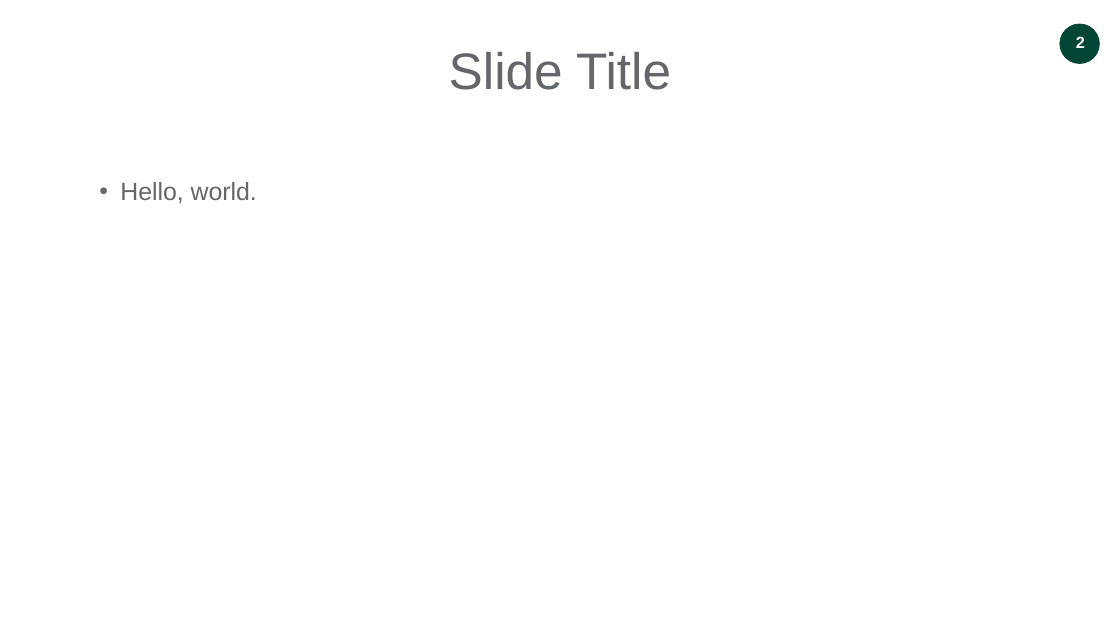
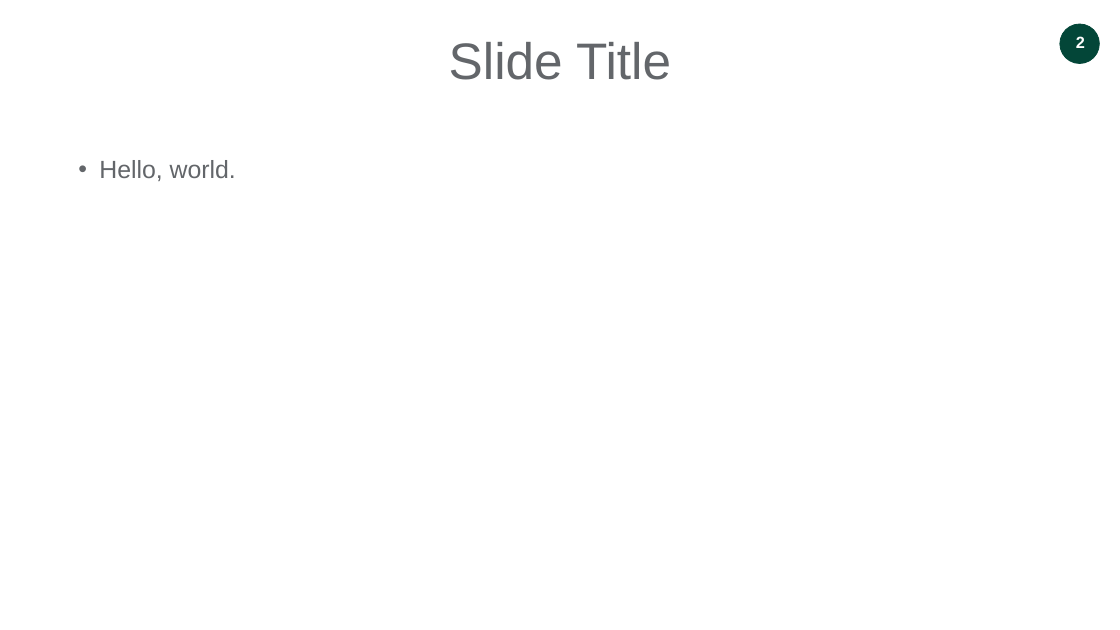
Before and after one commit to julianbarg/Templates, a slide deck: slide 2 of ivey-powerpoint-template.pptx. Drawn at 1120x630 pixels with LibreOffice and Linux fonts; fonts in the diff are those of the drawing; background and template pictures are left out. Boxes give left, top, right and bottom in pixels: in the first picture for what was removed or moved away, otherwise in the second. Text is boxed around its words. In the diff, an @@ line names an element or a change of style, - is before the commit and + after.

```diff
--- a/ivey-powerpoint-template.pptx
+++ b/ivey-powerpoint-template.pptx
@@ title "Slide Title": place and size @@
-title "Slide Title" at (449, 52, 671, 90)
+title "Slide Title" at (449, 42, 671, 80)
@@ text "Hello, world.": place and size @@
-text "Hello, world." at (120, 182, 257, 203)
+text "Hello, world." at (99, 160, 236, 181)
```
Also in this commit, not shown: 1 other slide changed.
